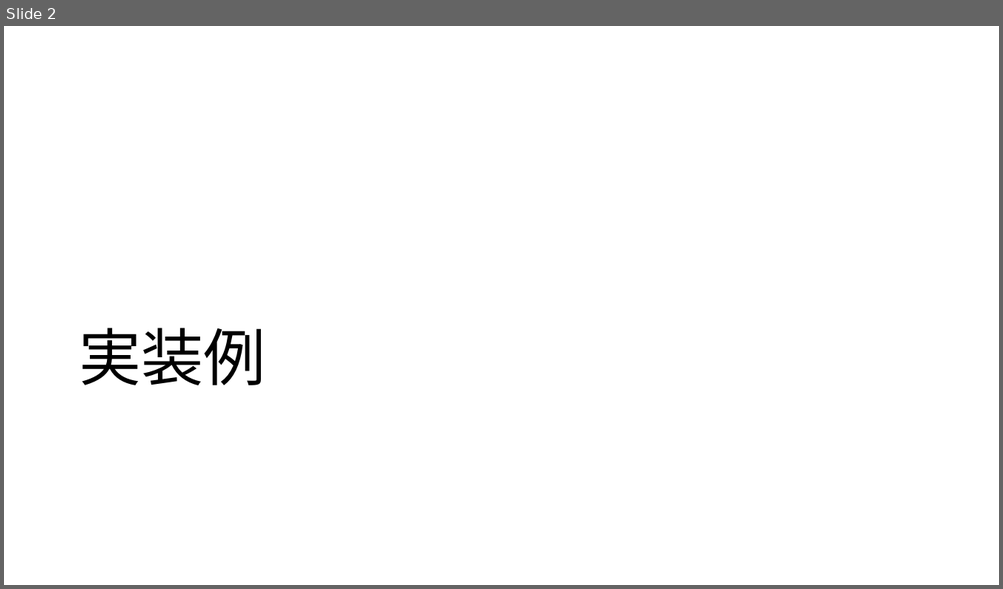
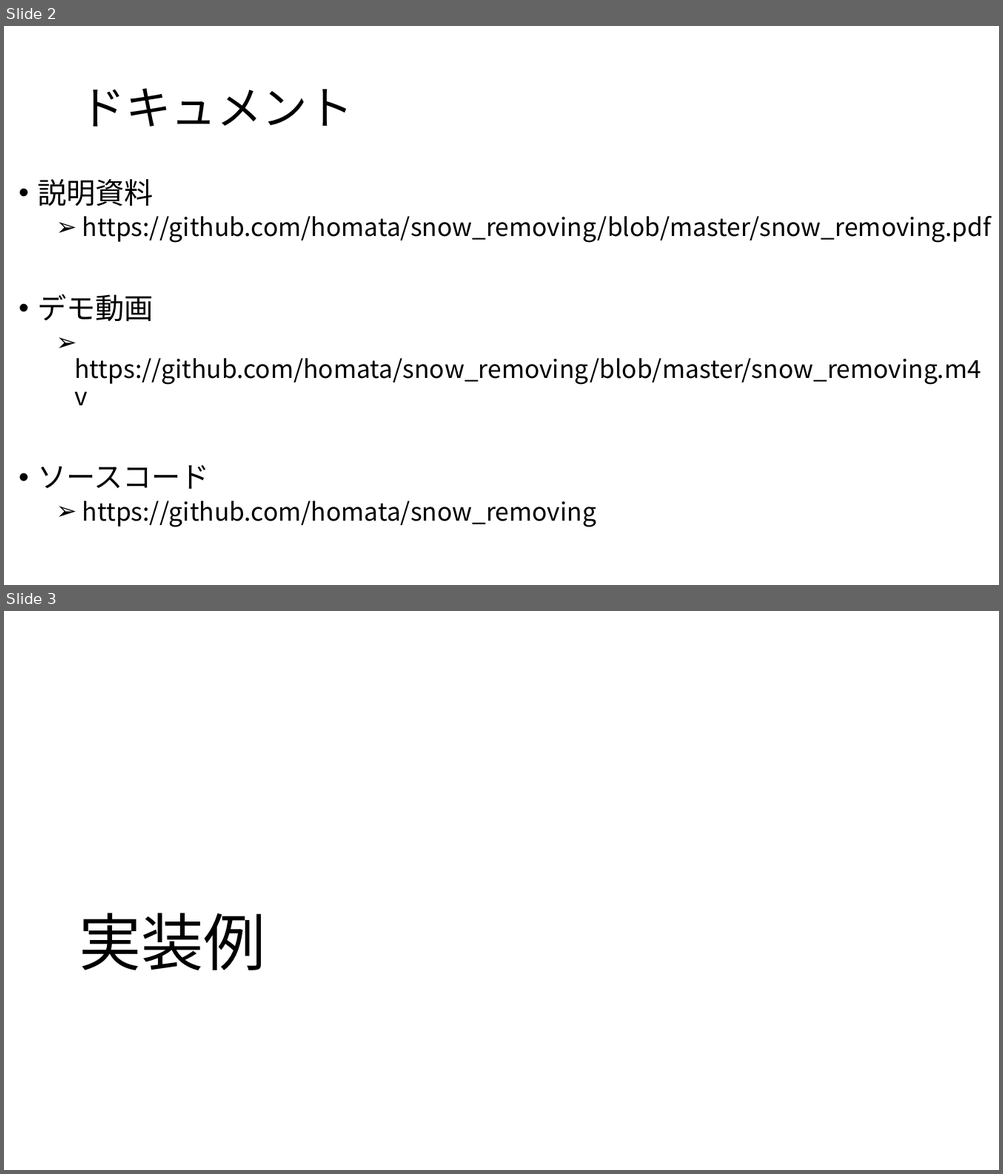
Before and after one commit to homata/snow_removing, a slide deck: snow_removing.pptx. Shown one above the other, each under a label of ours: slide 2 before the commit, slides 2 and 3 after it. The pictures are 1003x589 and 1003x1174 pixels, drawn with LibreOffice and Linux fonts; fonts in the diff are those of the drawing. Boxes give left, top, right and bottom in pixels: in the first picture for what was removed or moved away, otherwise in the second. Text is boxed around its words. In the diff, an @@ line names an element or a change of style, - is before the commit and + after.

```diff
--- a/snow_removing.pptx
+++ b/snow_removing.pptx
@@ slide 2 added at (4,26,999,585), background #FFFFFF @@
@@ title added at (79,88,353,127), 44 pt, text #000000 @@
+ドキュメント
@@ text added at (37,179,990,528), 24 pt, text #000000 @@
+• 説明資料
+  ➢ https://github.com/homata/snow_removing/blob/master/snow_removing.pdf
+• デモ動画
+  ➢ https://github.com/homata/snow_removing/blob/master/snow_removing.m4v
+• ソースコード
+  ➢ https://github.com/homata/snow_removing
@@ what was slide 2 is now slide 3 @@
```
Also in this commit, not shown: 2 other files.
